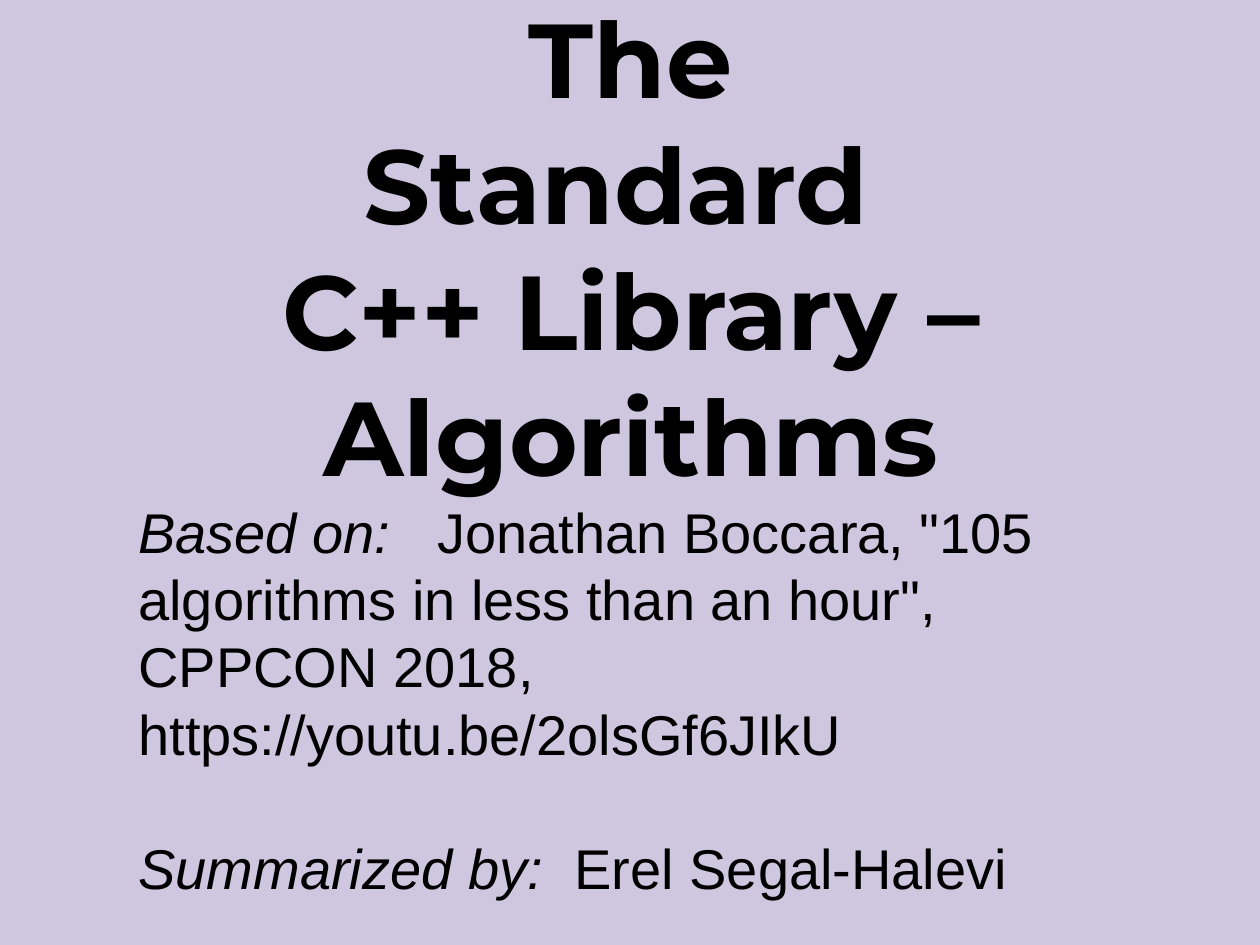
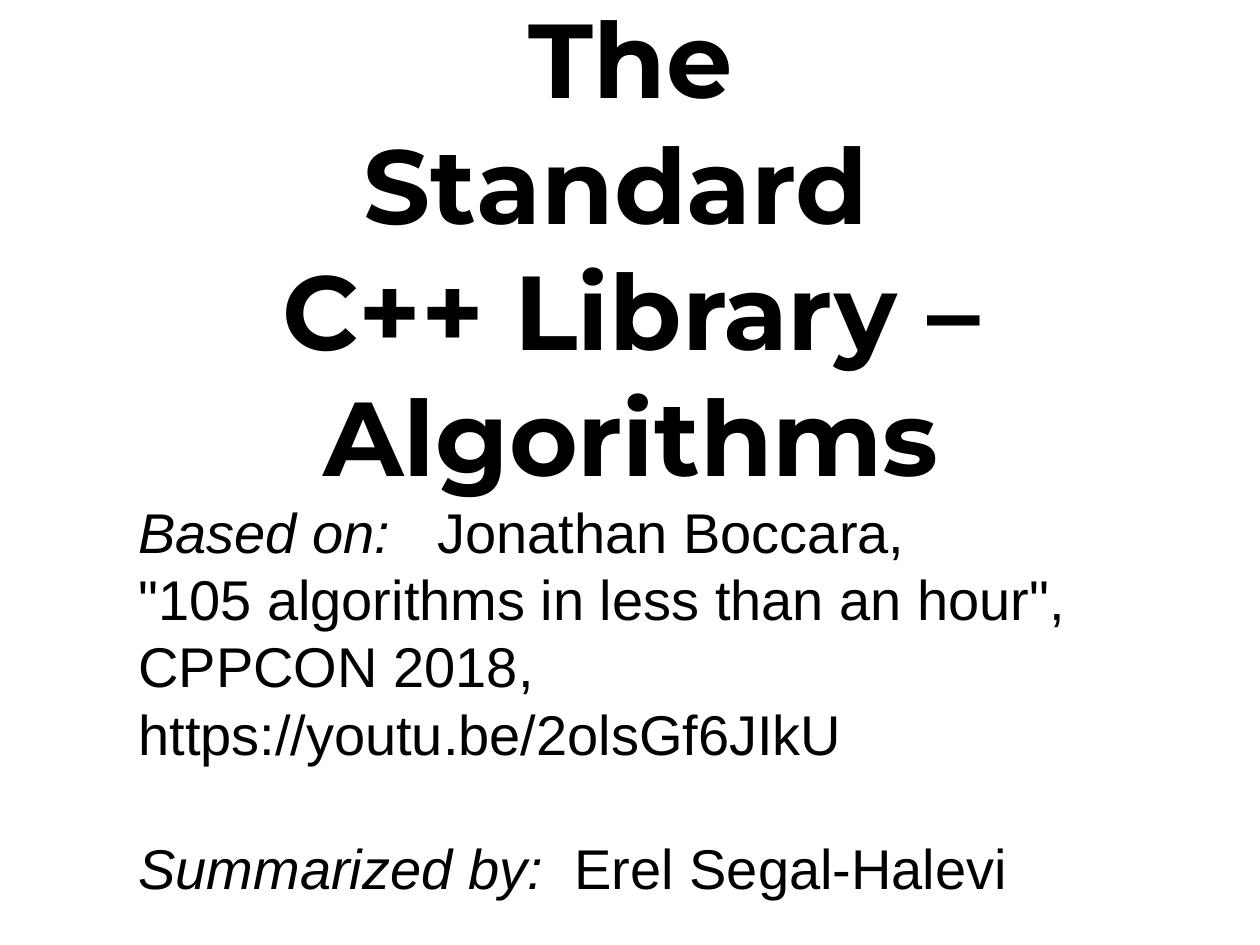
Before and after one commit to cpp-at-ariel/cpp-5779, a slide deck: slide 1 of 11-stl-algorithms/slides-algorithms.odp. Drawn at 1260x945 pixels with LibreOffice and Linux fonts; fonts in the diff are those of the drawing. Boxes give left, top, right and bottom in pixels: in the first picture for what was removed or moved away, otherwise in the second. Text is boxed around its words. In the diff, an @@ line names an element or a change of style, - is before the commit and + after.

```diff
--- a/11-stl-algorithms/slides-algorithms.odp
+++ b/11-stl-algorithms/slides-algorithms.odp
@@ background #CEC7DF to #FFFFFF @@
@@ text "Based on: Jonathan Boccara, "105 ..." rewrapped from box(138, 512, 1033, 900) to box(138, 512, 1064, 900) @@
```
Also in this commit, not shown: 10 other slides changed, 1 slide added, 3 other files.
